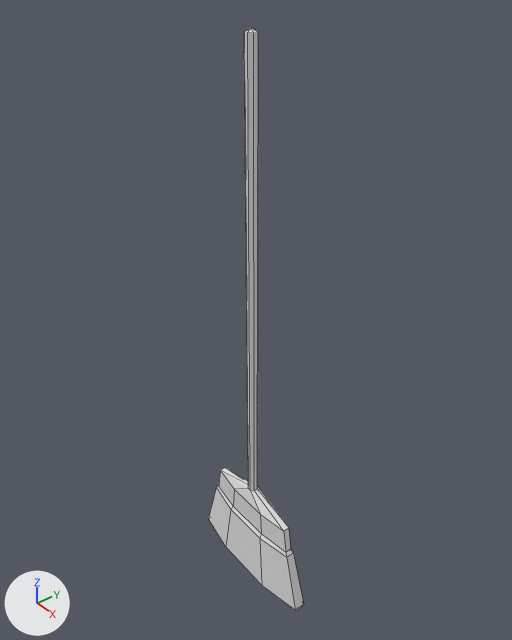
The Blender file models/gilman/broom_001/broom_001.blend as it was, and as the next commit left it.
The view is the same before and after, from a 50 mm lens placed at (0.877, -0.69, 1.43), pointed at (-0.029, 0.031, 0.671). Every picture has the same lights, and +X, +Y and +Z are marked at lower left. Mesh edges are drawn as thin lines.

Objects in the first picture: 'broom_001'.
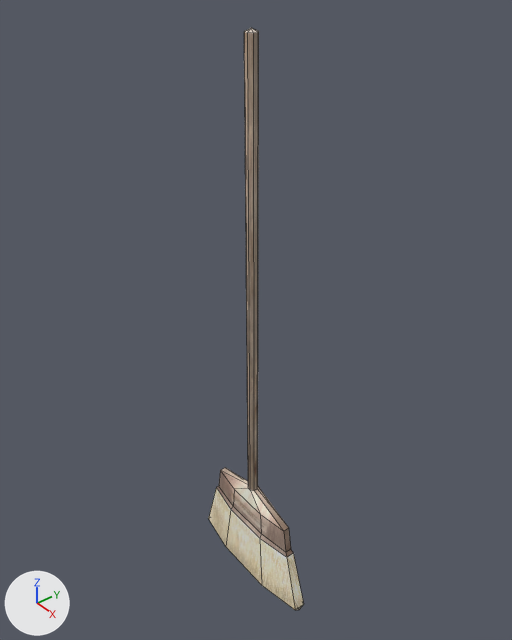
Commit message: Updating materials for Blender 3.0

Changed parts and their boxes (x1, y1, x2, y2) in the pictures (512 x 640 px):
'broom_001', recoloured (grey to brown): (208, 28, 304, 610) in both

What the commit changed:
Picture 'broom_001_tx512.png' (img_broom_001_tx512_png) is new.
Material 'Material' (mat_material) is new.
Its texture is img_broom_001_tx512_png.
me_broom_001 has 55 vertices, 59 faces and spans x -0.168..0.168, y -0.03..0.03, z 0.0..1.215.
me_broom_001 no longer uses material mat_broom_001_tex (light grey #e1e1e1).
me_broom_001 now uses material mat_material (picture img_broom_001_tx512_png).
